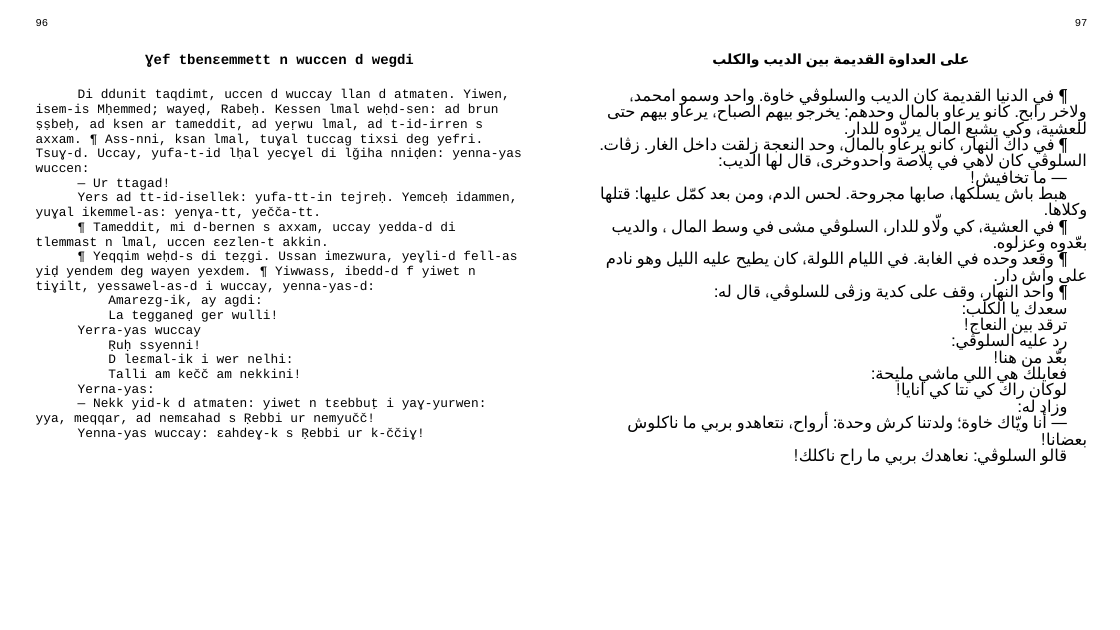
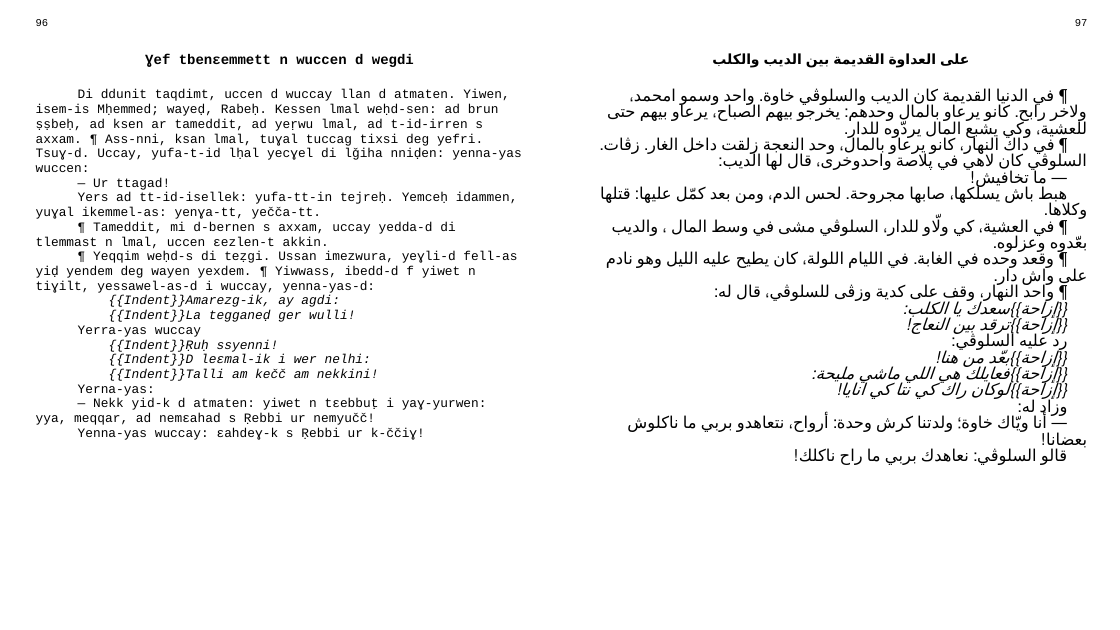
Before and after one commit to sferhah/tamacahut_n_wuccen, a slide deck: slide 46 of Uccen.ConsoleApp/Resources/pptx/uccen.arq.pptx. Drawn at 1120x630 pixels with LibreOffice and Linux fonts; fonts in the diff are those of the drawing. Boxes give left, top, right and bottom in pixels: in the first picture for what was removed or moved away, otherwise in the second. Text is boxed around its words. In the diff, an @@ line names an element or a change of style, - is before the commit and + after.

```diff
--- a/Uccen.ConsoleApp/Resources/pptx/uccen.arq.pptx
+++ b/Uccen.ConsoleApp/Resources/pptx/uccen.arq.pptx
@@ table at (27,13,1096,607) @@
-row 3, column 1: Di ddunit taqdimt, uccen d wuccay llan d atmaten. Yiwen, isem-is Mḥemmed; wayeḍ, Rabeḥ. Kessen lmal weḥd-sen: ad brun ṣṣbeḥ, ad ksen ar tameddit, ad yeṛwu lmal, ad t-id-irren s axxam. ¶ Ass-nni, ksan lmal, tuɣal tuccag tixsi deg yefri. Tsuɣ-d. Uccay, yufa-t-id lḥal yecɣel di lǧiha nniḍen: yenna-yas wuccen: / — Ur ttagad! / Yers ad tt-id-isellek: yufa-tt-in tejreḥ. Yemceḥ idammen, yuɣal ikemmel-as: yenɣa-tt, yečča-tt. / ¶ Tameddit, mi d-bernen s axxam, uccay yedda-d di tlemmast n lmal, uccen ɛezlen-t akkin. / ¶ Yeqqim weḥd-s di teẓgi. Ussan imezwura, yeɣli-d fell-as yiḍ yendem deg wayen yexdem. ¶ Yiwwass, ibedd-d f yiwet n tiɣilt, yessawel-as-d i wuccay, yenna-yas-d: / Amarezg-ik, ay agdi: / La tegganeḍ ger wulli! / Yerra-yas wuccay / Ṛuḥ ssyenni! / D leɛmal-ik i wer nelhi: / Talli am kečč am nekkini! / Yerna-yas: / — Nekk yid-k d atmaten: yiwet n tɛebbuṭ i yaɣ-yurwen: yya, meqqar, ad nemɛahad s Ṛebbi ur nemyučč! / Yenna-yas wuccay: ɛahdeɣ-k s Ṛebbi ur k-ččiɣ!
+row 3, column 1: Di ddunit taqdimt, uccen d wuccay llan d atmaten. Yiwen, isem-is Mḥemmed; wayeḍ, Rabeḥ. Kessen lmal weḥd-sen: ad brun ṣṣbeḥ, ad ksen ar tameddit, ad yeṛwu lmal, ad t-id-irren s axxam. ¶ Ass-nni, ksan lmal, tuɣal tuccag tixsi deg yefri. Tsuɣ-d. Uccay, yufa-t-id lḥal yecɣel di lǧiha nniḍen: yenna-yas wuccen: / — Ur ttagad! / Yers ad tt-id-isellek: yufa-tt-in tejreḥ. Yemceḥ idammen, yuɣal ikemmel-as: yenɣa-tt, yečča-tt. / ¶ Tameddit, mi d-bernen s axxam, uccay yedda-d di tlemmast n lmal, uccen ɛezlen-t akkin. / ¶ Yeqqim weḥd-s di teẓgi. Ussan imezwura, yeɣli-d fell-as yiḍ yendem deg wayen yexdem. ¶ Yiwwass, ibedd-d f yiwet n tiɣilt, yessawel-as-d i wuccay, yenna-yas-d: / {{Indent}}Amarezg-ik, ay agdi: / {{Indent}}La tegganeḍ ger wulli! / Yerra-yas wuccay / {{Indent}}Ṛuḥ ssyenni! / {{Indent}}D leɛmal-ik i wer nelhi: / {{Indent}}Talli am kečč am nekkini! / Yerna-yas: / — Nekk yid-k d atmaten: yiwet n tɛebbuṭ i yaɣ-yurwen: yya, meqqar, ad nemɛahad s Ṛebbi ur nemyučč! / Yenna-yas wuccay: ɛahdeɣ-k s Ṛebbi ur k-ččiɣ!
-row 3, column 3: ¶ في الدنيا القديمة كان الديب والسلوڨي خاوة. واحد وسمو امحمد، ولاخر رابح. كانو يرعاو بالمال وحدهم: يخرجو بيهم الصباح، يرعاو بيهم حتى للعشية، وكي يشبع المال يردّوه للدار. / ¶ في داك النهار، كانو يرعاو بالمال، وحد النعجة زلقت داخل الغار. زڨات. السلوڨي كان لاهي في پلاصة واحدوخرى، قال لها الديب: / — ما تخافيش! / هبط باش يسلكها، صابها مجروحة. لحس الدم، ومن بعد كمّل عليها: قتلها وكلاها. / ¶ في العشية، كي ولّاو للدار، السلوڨي مشى في وسط المال ، والديب بعّدوه وعزلوه. / ¶ وقعد وحده في الغابة. في الليام اللولة، كان يطيح عليه الليل وهو نادم على واش دار. / ¶ واحد النهار، وقف على كدية وزڨى للسلوڨي، قال له: / سعدك يا الكلب: / ترقد بين النعاج! / رد عليه السلوڨي: / بعّد من هنا! / فعايلك هي اللي ماشي مليحة: / لوكان راك كي نتا كي انايا! / وزاد له: / — أنا ويّاك خاوة؛ ولدتنا كرش وحدة: أرواح، نتعاهدو بربي ما ناكلوش بعضانا! / قالو السلوڨي: نعاهدك بربي ما راح ناكلك!
+row 3, column 3: ¶ في الدنيا القديمة كان الديب والسلوڨي خاوة. واحد وسمو امحمد، ولاخر رابح. كانو يرعاو بالمال وحدهم: يخرجو بيهم الصباح، يرعاو بيهم حتى للعشية، وكي يشبع المال يردّوه للدار. / ¶ في داك النهار، كانو يرعاو بالمال، وحد النعجة زلقت داخل الغار. زڨات. السلوڨي كان لاهي في پلاصة واحدوخرى، قال لها الديب: / — ما تخافيش! / هبط باش يسلكها، صابها مجروحة. لحس الدم، ومن بعد كمّل عليها: قتلها وكلاها. / ¶ في العشية، كي ولّاو للدار، السلوڨي مشى في وسط المال ، والديب بعّدوه وعزلوه. / ¶ وقعد وحده في الغابة. في الليام اللولة، كان يطيح عليه الليل وهو نادم على واش دار. / ¶ واحد النهار، وقف على كدية وزڨى للسلوڨي، قال له: / {{إزاحة}}سعدك يا الكلب: / {{إزاحة}}ترقد بين النعاج! / رد عليه السلوڨي: / {{إزاحة}}بعّد من هنا! / {{إزاحة}}فعايلك هي اللي ماشي مليحة: / {{إزاحة}}لوكان راك كي نتا كي انايا! / وزاد له: / — أنا ويّاك خاوة؛ ولدتنا كرش وحدة: أرواح، نتعاهدو بربي ما ناكلوش بعضانا! / قالو السلوڨي: نعاهدك بربي ما راح ناكلك!
```
Also in this commit, not shown: 7 other files.
